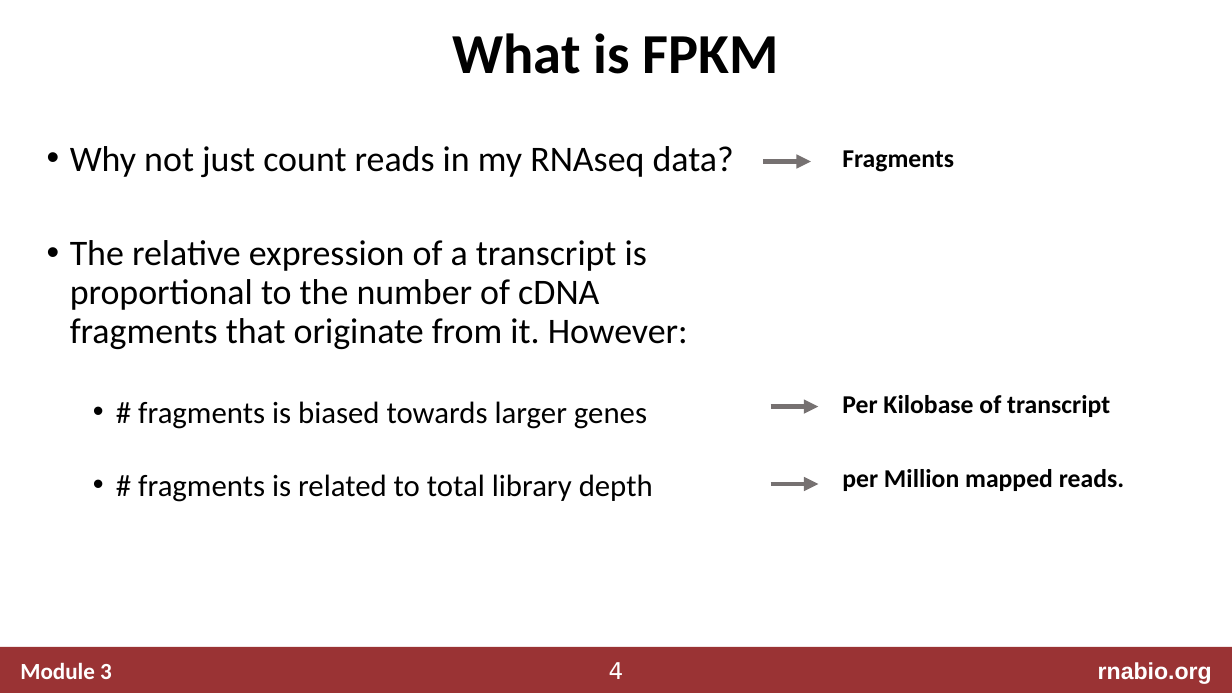
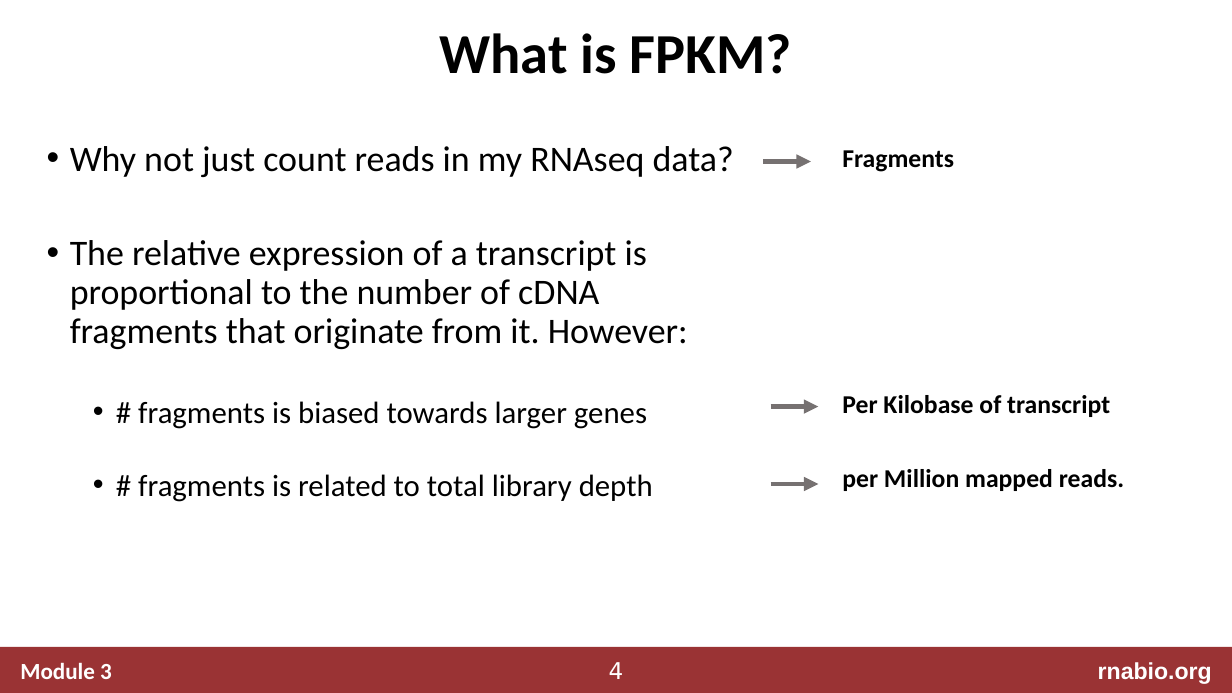
Before and after one commit to griffithlab/rnabio.org, a slide deck: slide 4 of assets/lectures/cshl/2020/mini/RNASeq_MiniLecture_03_01_AbundanceEstimation.pptx. Drawn at 1232x693 pixels with LibreOffice and Linux fonts; fonts in the diff are those of the drawing. Boxes give left, top, right and bottom in pixels: in the first picture for what was removed or moved away, otherwise in the second. Text is boxed around its words. In the diff, an @@ line names an element or a change of style, - is before the commit and + after.

```diff
--- a/assets/lectures/cshl/2020/mini/RNASeq_MiniLecture_03_01_AbundanceEstimation.pptx
+++ b/assets/lectures/cshl/2020/mini/RNASeq_MiniLecture_03_01_AbundanceEstimation.pptx
@@ title at box(439, 33, 792, 74): text changed @@
-What is FPKM
+What is FPKM?
```
Also in this commit, not shown: 2 other slides changed, 7 other files.
